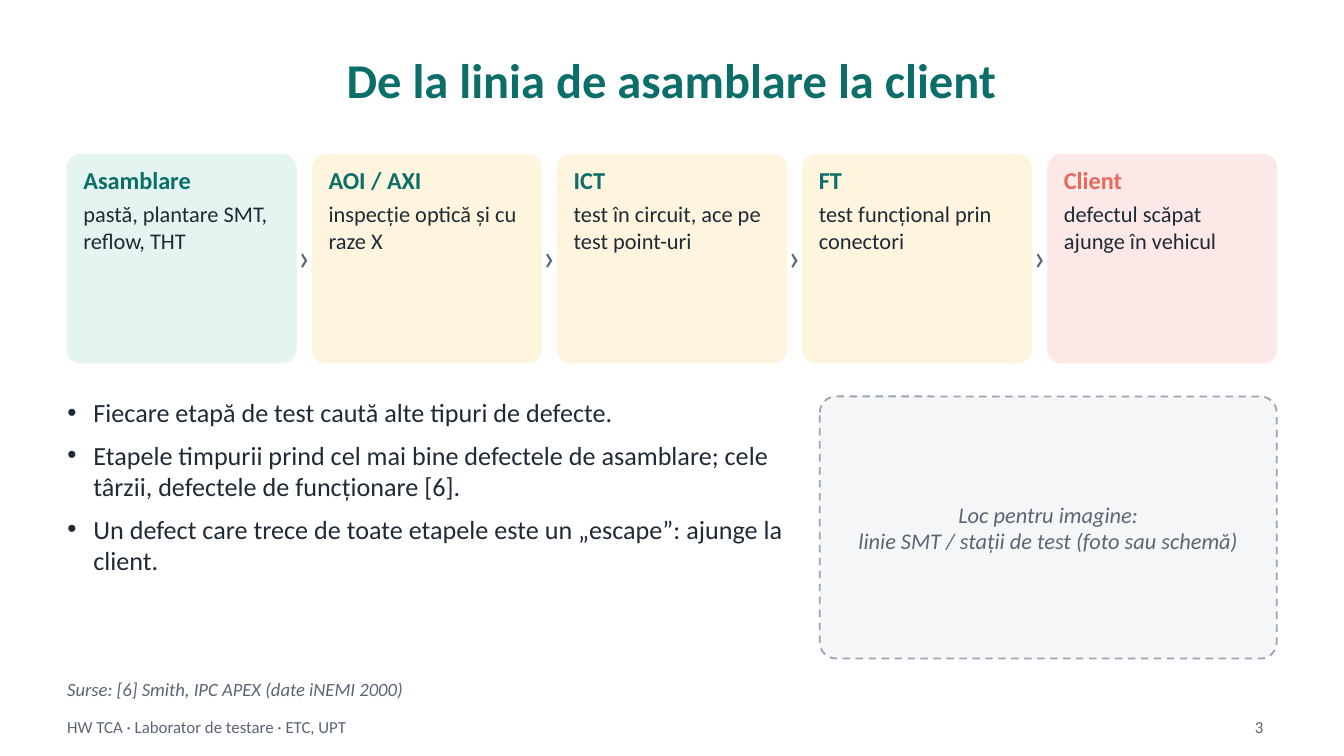
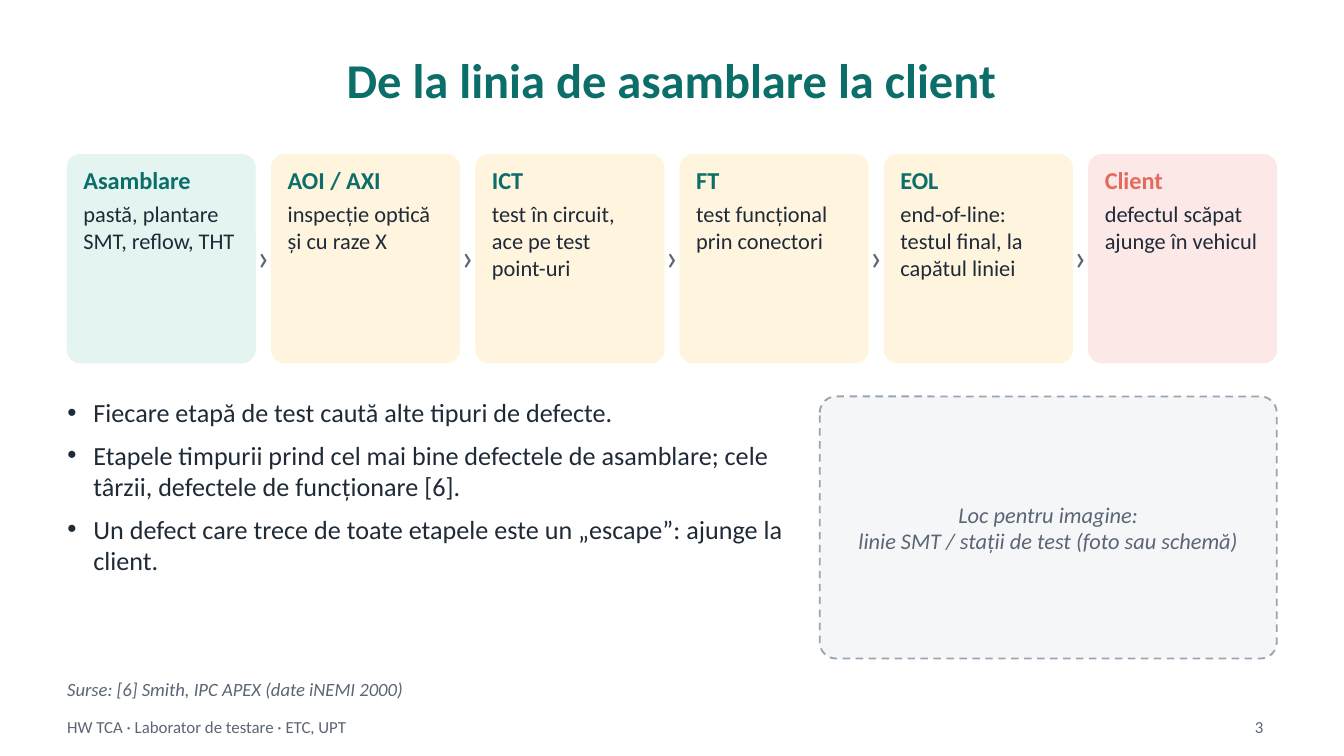
Before and after one commit to madalinatolontan1-ai/sw-tca-lab, a slide deck: slide 3 of materials/HW_TCA_curs_RO.pptx. Drawn at 1344x756 pixels with LibreOffice and Linux fonts; fonts in the diff are those of the drawing. Boxes give left, top, right and bottom in pixels: in the first picture for what was removed or moved away, otherwise in the second. Text is boxed around its words. In the diff, an @@ line names an element or a change of style, - is before the commit and + after.

```diff
--- a/materials/HW_TCA_curs_RO.pptx
+++ b/materials/HW_TCA_curs_RO.pptx
@@ rounded rectangle: place and size @@
-rounded rectangle at bbox=[67, 155, 296, 363]
+rounded rectangle at bbox=[67, 155, 255, 363]
@@ text "Asamblare" rewrapped from bbox=[83, 172, 268, 252] to bbox=[83, 172, 235, 252] @@
@@ rounded rectangle: place and size @@
-rounded rectangle at bbox=[312, 155, 540, 363]
+rounded rectangle at bbox=[271, 155, 460, 363]
@@ text "AOI / AXI" rewrapped from bbox=[329, 173, 516, 249] to bbox=[288, 173, 430, 253] @@
@@ rounded rectangle added at bbox=[476, 155, 664, 363], fill #FFF4DE, outline #FFF4DE 0.5 pt @@
@@ text "ICT" rewrapped from bbox=[574, 173, 761, 253] to bbox=[492, 173, 614, 280] @@
@@ proportions changed in 5 elements at bbox=[1089, 155, 1277, 363], bbox=[67, 155, 255, 363], bbox=[271, 155, 460, 363], bbox=[884, 155, 1073, 363], bbox=[680, 155, 868, 363] @@
@@ rounded rectangle: place and size @@
-rounded rectangle at bbox=[558, 155, 786, 363]
+rounded rectangle at bbox=[680, 155, 868, 363]
@@ text "FT" rewrapped from bbox=[819, 173, 991, 249] to bbox=[696, 173, 828, 253] @@
@@ rounded rectangle: place and size @@
-rounded rectangle at bbox=[802, 155, 1031, 363]
+rounded rectangle at bbox=[884, 155, 1073, 363]
@@ text added at bbox=[900, 173, 1023, 280], 12 pt, text #1F2A37 @@
+EOL
+end-of-line: testul final, la capătul liniei
@@ rounded rectangle: place and size @@
-rounded rectangle at bbox=[1048, 155, 1277, 363]
+rounded rectangle at bbox=[1089, 155, 1277, 363]
@@ text "Client": place and size @@
-text "Client" at bbox=[1064, 172, 1216, 253]
+text "Client" at bbox=[1105, 172, 1257, 253]
@@ text "›": place and size @@
-text "›" at bbox=[293, 228, 314, 282]
+text "›" at bbox=[253, 228, 274, 282]
@@ text "›": place and size @@
-text "›" at bbox=[539, 228, 560, 282]
+text "›" at bbox=[457, 228, 478, 282]
@@ text added at bbox=[661, 228, 683, 282], 20 pt, text #5B6575 @@
+›
@@ text "›": place and size @@
-text "›" at bbox=[784, 228, 805, 282]
+text "›" at bbox=[866, 228, 887, 282]
@@ text "›": place and size @@
-text "›" at bbox=[1030, 228, 1051, 282]
+text "›" at bbox=[1070, 228, 1091, 282]
```
Also in this commit, not shown: 1 slide added, 12 other files.
